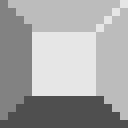
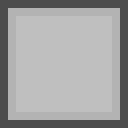
Before/after of a 128px x 128px layered artwork. What changed in the layer stack:
painted on "Layer 1" over [0,0,128,128]
